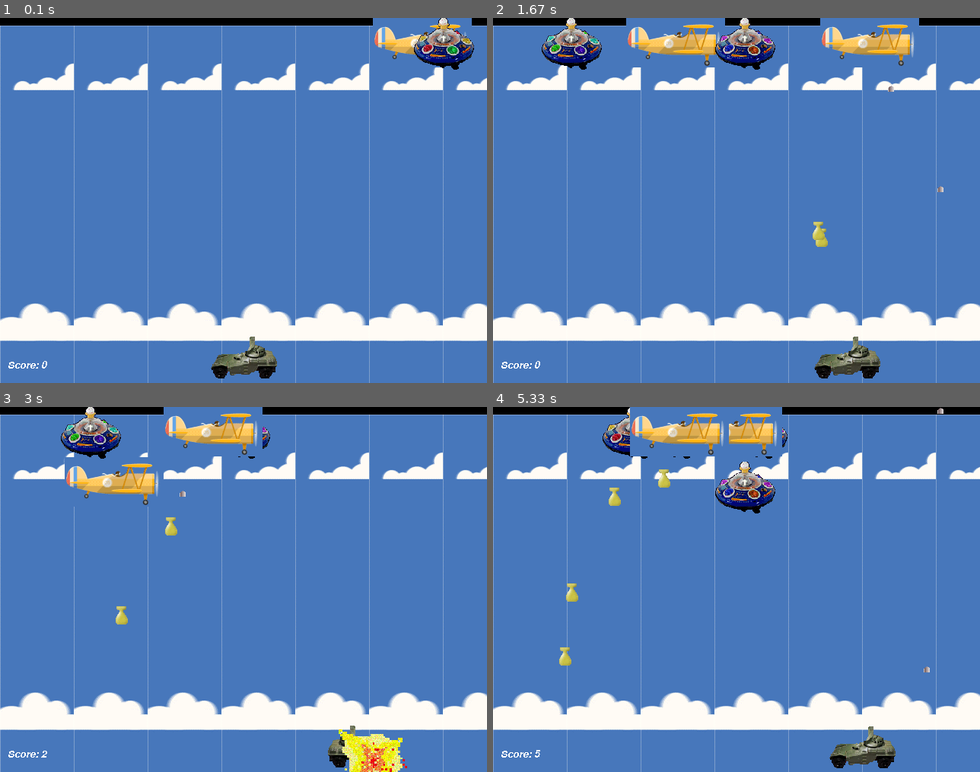
Above: before the commit, frames 1-4 (two rows, left to right).
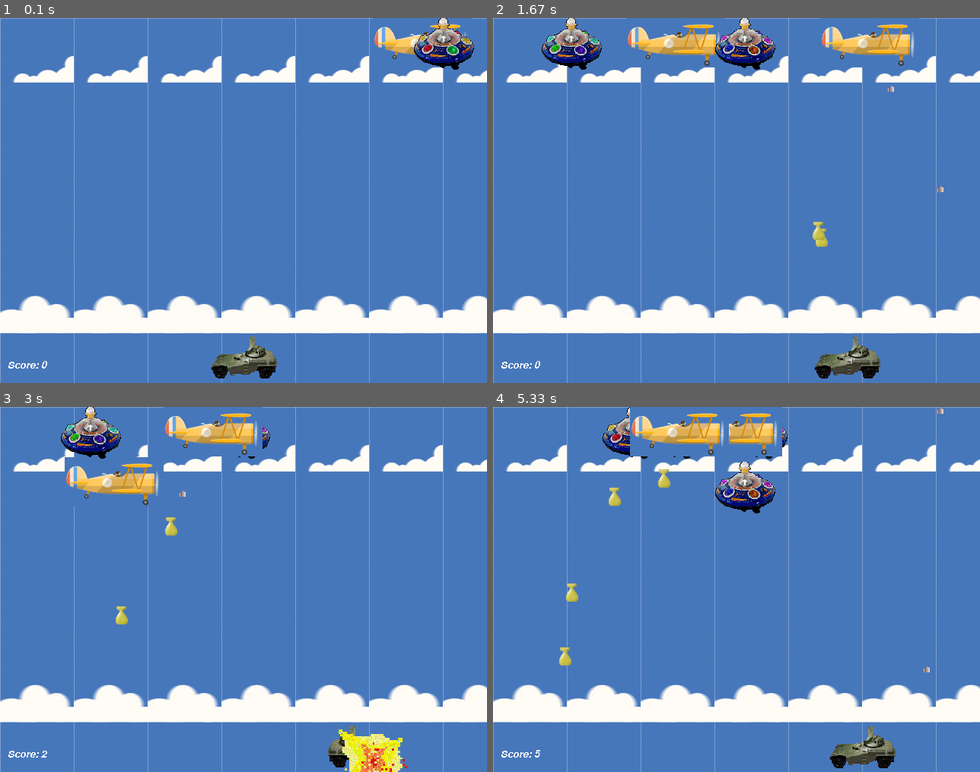
Above: after the commit, the same moments.

Repository: Mahadi011/pygame
Game: pygame game, started from mahadi_alien.py
The game is run twice, just before and just after one commit, with the same random seed, the same clock (stepped at 60 frames per second) and the same inputs.
Inputs:
- Up to frame 1 (0.1 s): no input
- Up to frame 2 (1.67 s): hold Right 0.33-0.8 s; hold Right 0.83-1.3 s; tap Space at 0.9, 1.2, 1.4 s; tap F at 0.98 s; hold Left from 1.33 s (still down)
- Up to frame 3 (3 s): tap Space at 1.7, 1.97, 2.27, 2.4, 2.7 s; release Left at 1.87 s; hold Left 1.9-2.3 s; hold Right 2.33-2.97 s; tap F at 2.48 s
- Up to frame 4 (5.33 s): hold Left 3-3.47 s; tap Space at 3.07, 3.37, 3.57, 3.87, 4.07, 4.37, 5.13 s; hold Right 3.5-3.97 s; hold Right 4-4.47 s; tap F at 4.15 s; hold Left from 5.07 s (still down)

The runs differ from the first frame. In frame 1, 10% of the frame differs, in the area x 0-100%, y 0-89%; in frame 2, 9.7%; in frame 3, 9.7%; in frame 4, 9.8%.

Commit message:
update little bit

Diff:
--- a/mahadi_alien.py
+++ b/mahadi_alien.py
@@ -294,7 +294,7 @@
     bgdtile = load_image("background3.gif")
     background = pg.Surface(SCREENRECT.size)
     for x in range(0, SCREENRECT.width, bgdtile.get_width()):
-        background.blit(bgdtile, (x, 10))
+        background.blit(bgdtile, (x, 0))
     screen.blit(background, (0,0))
     pg.display.flip()
 
